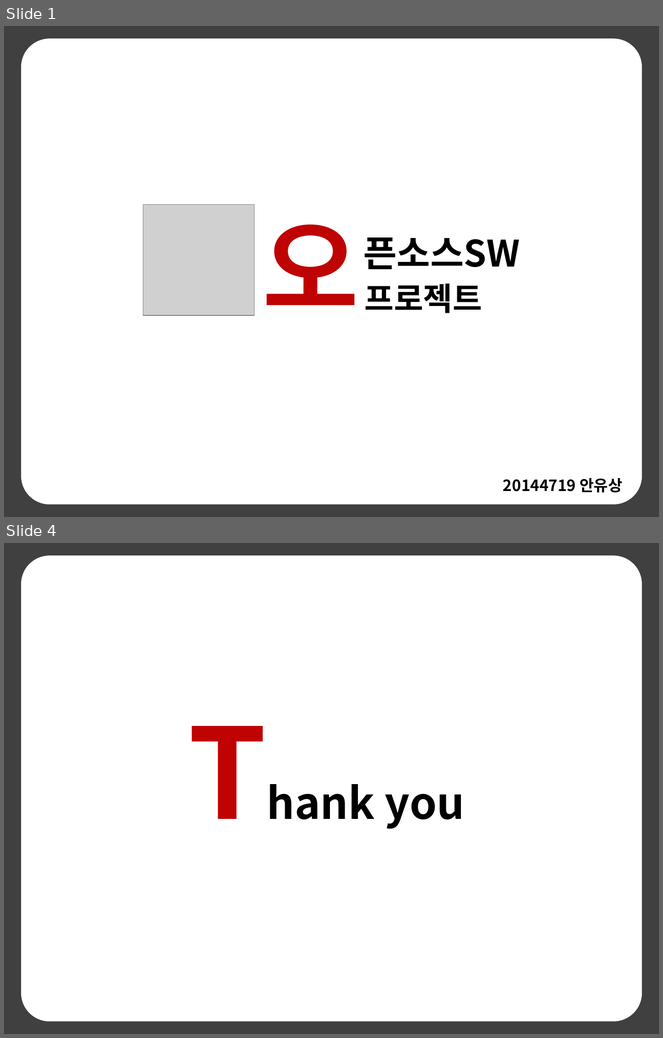
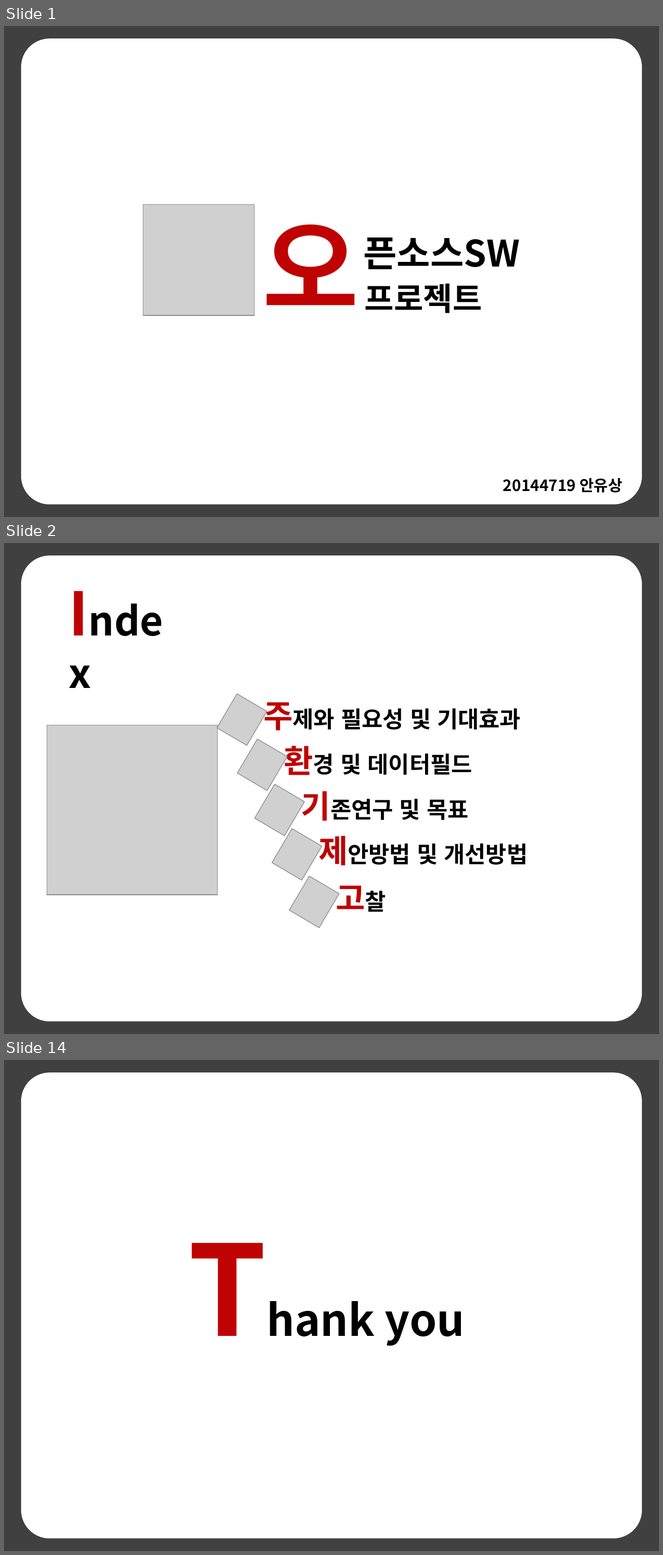
Before and after one commit to anys123/20144719, a slide deck: 20144719안유상(발표자료).pptx. Shown one above the other, each under a label of ours: slides 1 and 4 before the commit, slides 1, 2 and 14 after it; the slides between them are not shown. The pictures are 663x1038 and 663x1555 pixels, drawn with LibreOffice and Linux fonts; fonts in the diff are those of the drawing; grey boxes stand for pictures. Boxes give left, top, right and bottom in pixels: in the first picture for what was removed or moved away, otherwise in the second. Text is boxed around its words. In the diff, an @@ line names an element or a change of style, - is before the commit and + after.

```diff
--- a/20144719안유상(발표자료).pptx
+++ b/20144719안유상(발표자료).pptx
@@ slide 2 added at [4, 543, 659, 1034], background #404040 @@
@@ rounded rectangle added at [22, 557, 642, 1021], fill #FFFFFF, outline #FFFFFF 2 pt @@
@@ text added at [62, 573, 190, 652], 44 pt, text #000000, bold @@
+Index
@@ picture added at [217, 694, 267, 746] @@
@@ text added at [263, 702, 521, 731], 25 pt, text #000000, bold @@
+주제와 필요성 및 기대효과
@@ picture added at [47, 725, 218, 895] @@
@@ picture added at [237, 740, 287, 791] @@
@@ text added at [284, 746, 473, 775], 25 pt, text #000000, bold @@
+환경 및 데이터필드
@@ picture added at [255, 785, 305, 836] @@
@@ text added at [301, 791, 468, 821], 25 pt, text #000000, bold @@
+기존연구 및 목표
@@ picture added at [272, 828, 322, 880] @@
@@ text added at [319, 836, 528, 866], 25 pt, text #000000, bold @@
+제안방법 및 개선방법
@@ picture added at [289, 876, 339, 928] @@
@@ text added at [336, 886, 386, 912], 35 pt, text #BF0302, bold @@
+고찰
@@ what was slide 4 is now slide 14 @@
```
Also in this commit, not shown: 1 slide changed, 10 other slides added, 1 slide removed, 3 other files.
